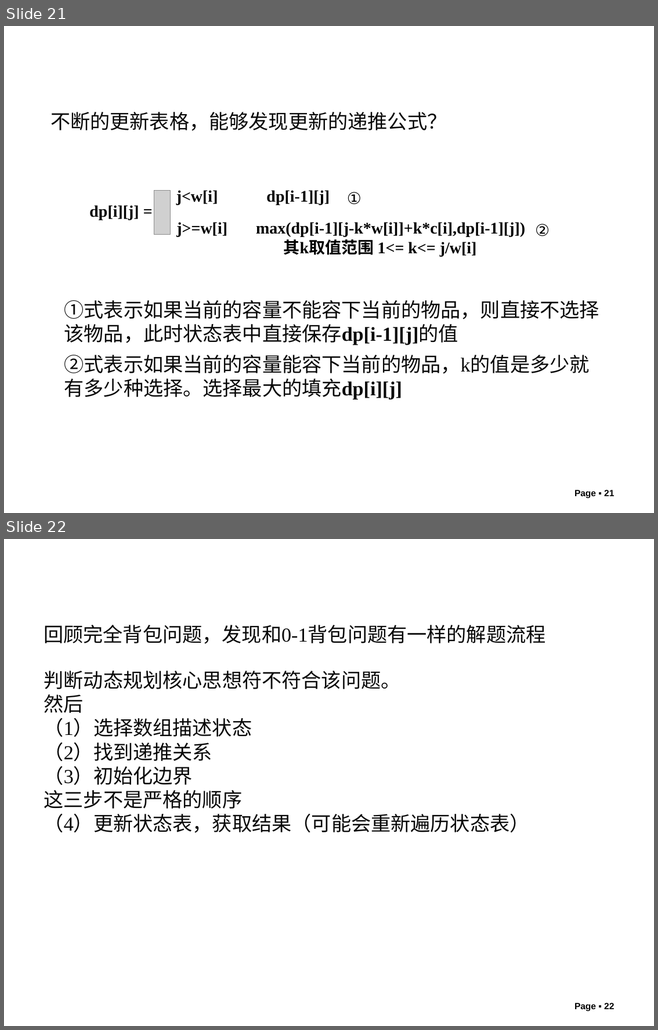
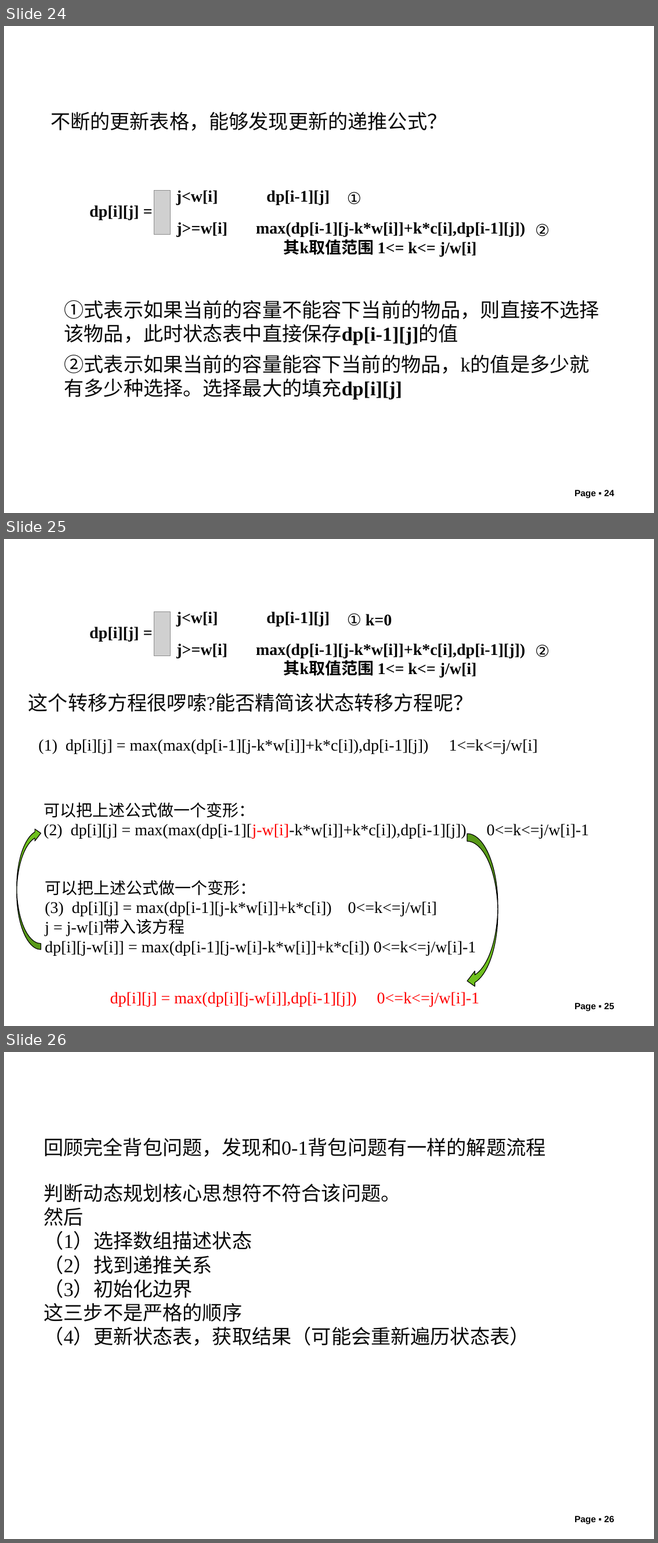
Before and after one commit to liutongling/DP, a slide deck: file/第5章 动态规划法.pptx. Shown one above the other, each under a label of ours: slides 21 and 22 before the commit, slides 24, 25 and 26 after it. The pictures are 658x1030 and 658x1543 pixels, drawn with LibreOffice and Linux fonts; fonts in the diff are those of the drawing; grey boxes stand for pictures; background and template pictures are left out. Boxes give left, top, right and bottom in pixels: in the first picture for what was removed or moved away, otherwise in the second. Text is boxed around its words. In the diff, an @@ line names an element or a change of style, - is before the commit and + after.

```diff
--- a/file/第5章 动态规划法.pptx
+++ b/file/第5章 动态规划法.pptx
@@ slide 25 added at bbox=[4, 539, 654, 1026], background #FFFFFF @@
@@ group added at bbox=[89, 611, 525, 678]: 3 texts, 1 picture @@
+dp[i][j] =
+j<w[i] dp[i-1][j]
+j>=w[i] max(dp[i-1][j-k*w[i]]+k*c[i],dp[i-1][j])
+其k取值范围 1<= k<= j/w[i]
@@ text added at bbox=[347, 613, 392, 626], 18 pt, text #000000, bold @@
+① k=0
@@ text added at bbox=[535, 645, 549, 657], 18 pt, text #000000 @@
+②
@@ text added at bbox=[28, 693, 473, 712], 22 pt, text #080808 @@
+这个转移方程很啰嗦?能否精简该状态转移方程呢？
@@ text added at bbox=[38, 739, 538, 754], 18 pt, text #000000 @@
+(1) dp[i][j] = max(max(dp[i-1][j-k*w[i]]+k*c[i]),dp[i-1][j]) 1<=k<=j/w[i]
@@ text added at bbox=[43, 802, 589, 839], 18 pt, text #000000 @@
+可以把上述公式做一个变形：
+(2) dp[i][j] = max(max(dp[i-1][j-w[i]-k*w[i]]+k*c[i]),dp[i-1][j]) 0<=k<=j/w[i]-1
@@ curved right arrow added at bbox=[17, 827, 41, 950], fill #6FC01E, outline #000000 0.75 pt @@
@@ curved left arrow added at bbox=[467, 834, 498, 989], fill #6FC01E, outline #000000 0.75 pt @@
@@ text added at bbox=[45, 880, 476, 955], 18 pt, text #000000 @@
+可以把上述公式做一个变形：
+(3) dp[i][j] = max(dp[i-1][j-k*w[i]]+k*c[i]) 0<=k<=j/w[i]
+j = j-w[i]带入该方程
+dp[i][j-w[i]] = max(dp[i-1][j-w[i]-k*w[i]]+k*c[i]) 0<=k<=j/w[i]-1
@@ text added at bbox=[110, 992, 479, 1007], 18 pt, text #FF0000 @@
+dp[i][j] = max(dp[i][j-w[i]],dp[i-1][j]) 0<=k<=j/w[i]-1
@@ page number added at bbox=[574, 1003, 614, 1012], 10 pt, text #000000, bold @@
+Page ▪ 25
@@ what was slide 21 is now slide 24 @@
@@ page number at bbox=[574, 490, 614, 499]: text changed @@
-Page ▪ 21
+Page ▪ 24
@@ what was slide 22 is now slide 26 @@
@@ page number at bbox=[574, 1516, 614, 1525]: text changed @@
-Page ▪ 22
+Page ▪ 26
```
Also in this commit, not shown: 1 slide changed, 4 other slides added, 2 other files.
